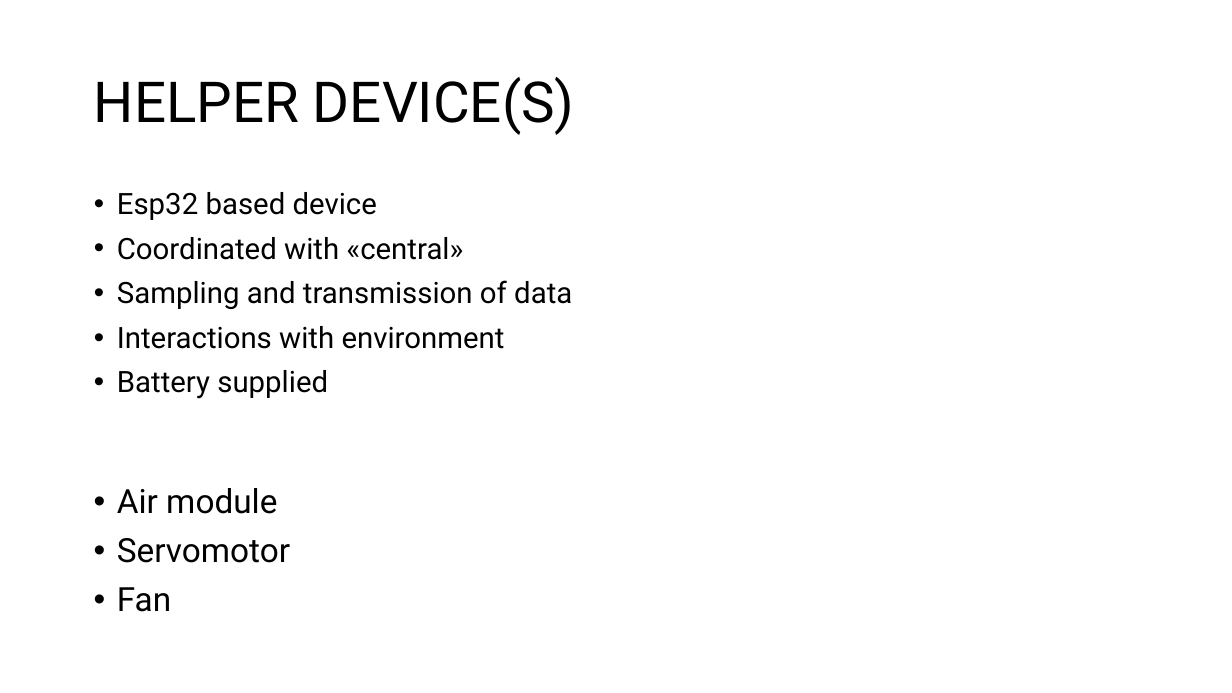
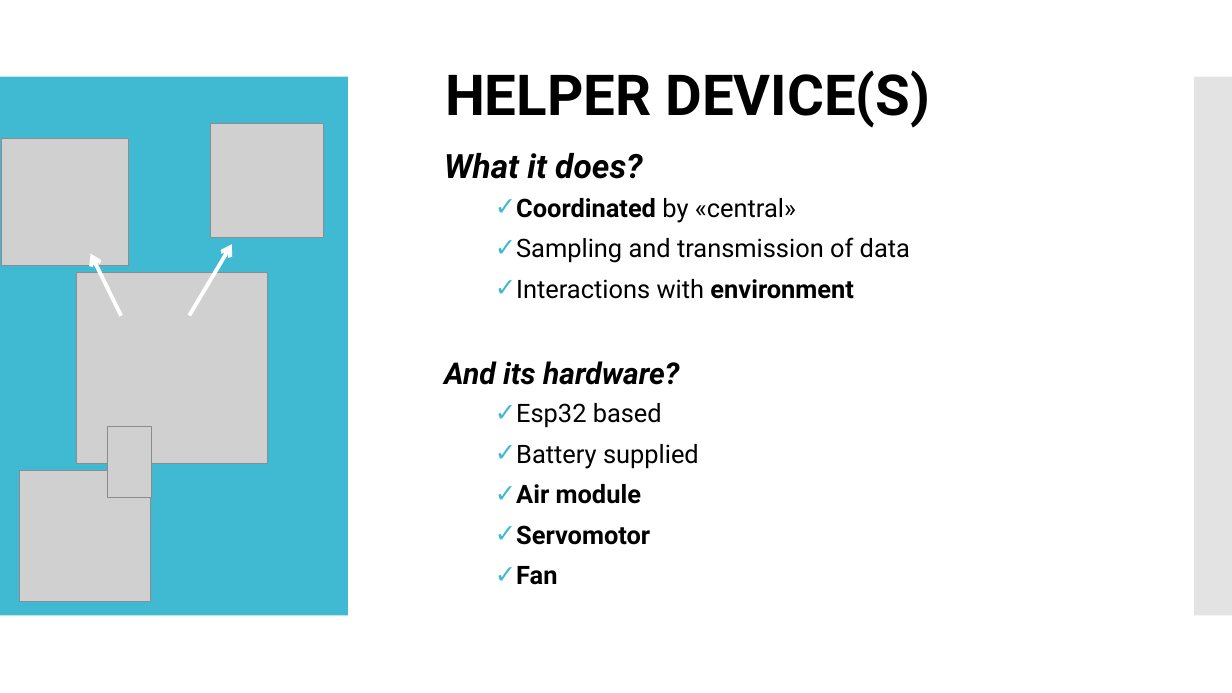
Before and after one commit to LorenzoPecorari/iot_project, a slide deck: slide 4 of iot_pres.pptx. Drawn at 1232x693 pixels with LibreOffice and Linux fonts; fonts in the diff are those of the drawing; grey boxes stand for pictures; background and template pictures are left out. Boxes give left, top, right and bottom in pixels: in the first picture for what was removed or moved away, otherwise in the second. Text is boxed around its words. In the diff, an @@ line names an element or a change of style, - is before the commit and + after.

```diff
--- a/iot_pres.pptx
+++ b/iot_pres.pptx
@@ title "HELPER DEVICE(S)": place and size @@
-title "HELPER DEVICE(S)" at [94, 77, 575, 135]
+title "HELPER DEVICE(S)" at [445, 70, 930, 128]
@@ title "HELPER DEVICE(S)" at [445, 70, 930, 128]: bold on @@
@@ rectangle added at [0, 77, 348, 616], fill #40BAD2 @@
@@ rectangle added at [1194, 77, 1232, 616], fill #C8C8C8 at 50% opacity @@
@@ picture added at [2, 139, 128, 265] @@
@@ picture added at [211, 124, 324, 238] @@
@@ text added at [444, 153, 910, 585], 19.8 pt, text #000000 @@
+What it does?
+  ✓ Coordinated by «central»
+  ✓ Sampling and transmission of data
+  ✓ Interactions with environment
+And its hardware?
+  ✓ Esp32 based
+  ✓ Battery supplied
+  ✓ Air module
+  ✓ Servomotor
+  ✓ Fan
@@ text removed at [117, 192, 572, 399] @@
-• Esp32 based device
-• Coordinated with «central»
-• Sampling and transmission of data
-• Interactions with environment
-• Battery supplied
@@ arrow added from (121, 316) to (91, 253), #FFFFFF 3 pt @@
@@ arrow added from (189, 315) to (232, 244), #FFFFFF 3 pt @@
@@ picture added at [77, 273, 268, 464] @@
@@ picture added at [108, 426, 152, 497] @@
@@ picture added at [20, 471, 152, 603] @@
@@ text removed at [117, 488, 290, 612] @@
-• Air module
-• Servomotor
-• Fan
```
Also in this commit, not shown: 4 other slides changed, 1 slide added, 1 slide removed.
